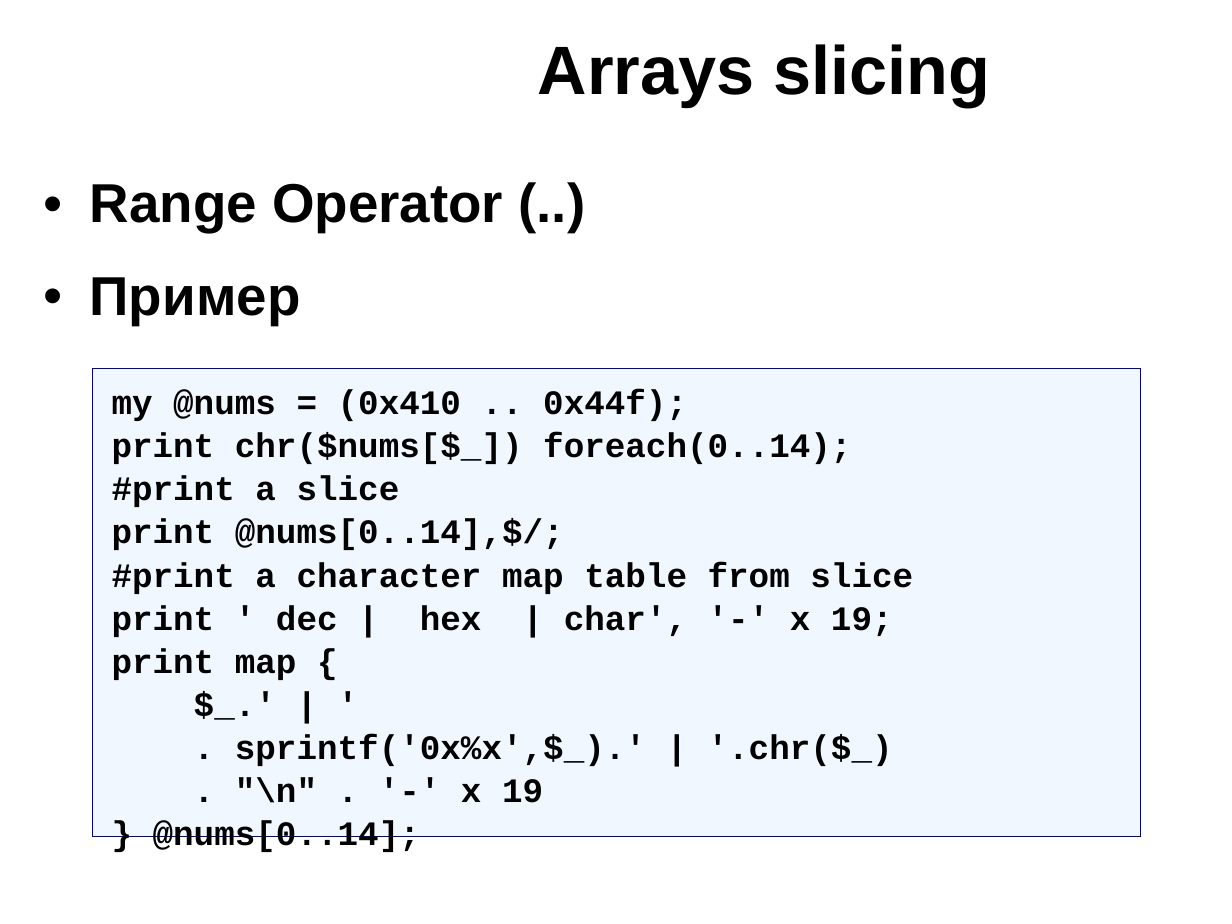
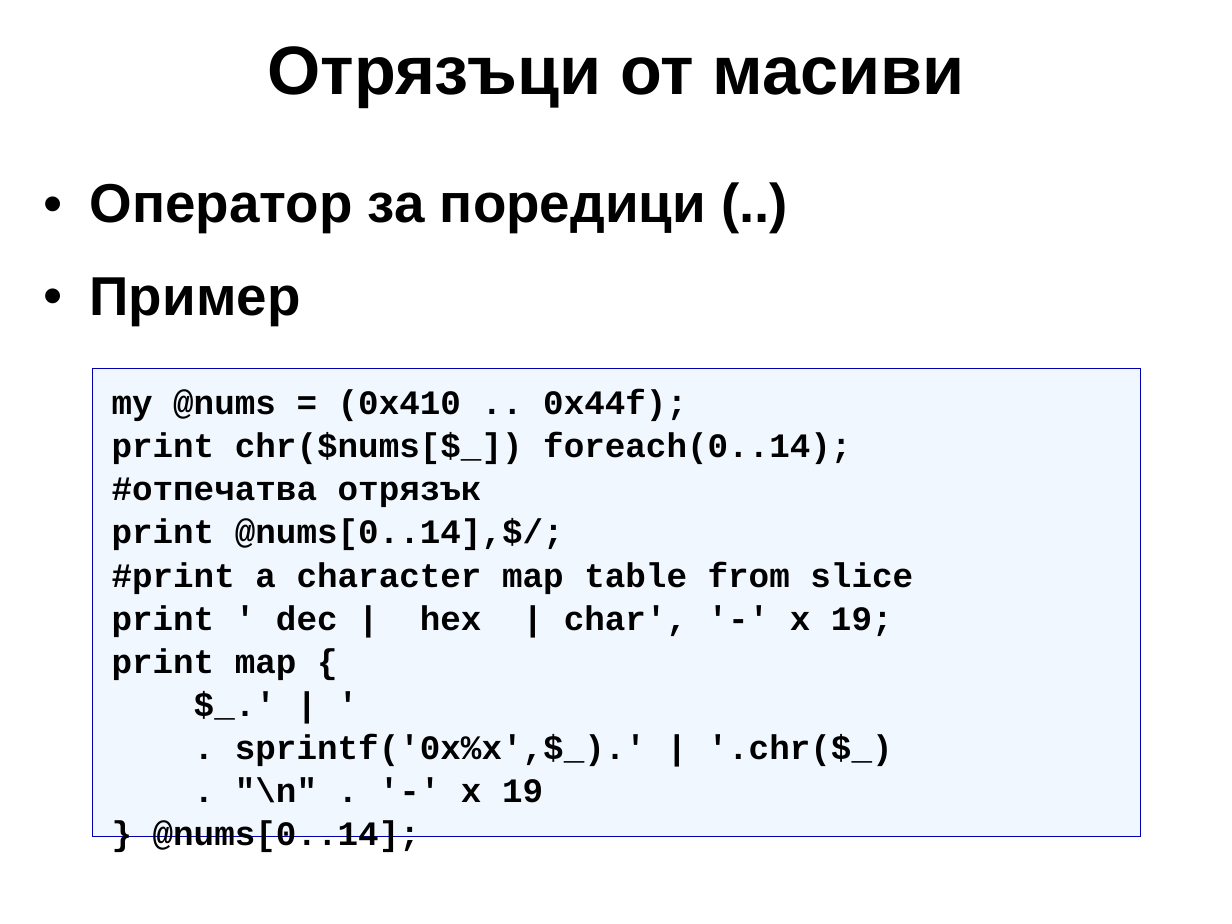
Before and after one commit to kberov/PerlProgrammingCourse, a slide deck: slide 24 of 03_list_and_arrays_bg.odp. Drawn at 1232x924 pixels with LibreOffice and Linux fonts; fonts in the diff are those of the drawing; background and template pictures are left out. Boxes give left, top, right and bottom in pixels: in the first picture for what was removed or moved away, otherwise in the second. Text is boxed around its words. In the diff, an @@ line names an element or a change of style, - is before the commit and + after.

Commit message:
списъци и масиви

```diff
--- a/03_list_and_arrays_bg.odp
+++ b/03_list_and_arrays_bg.odp
@@ title added at (267, 46, 965, 107), 40 pt, text #000000, bold @@
+Отрязъци от масиви
@@ title removed at (538, 44, 989, 107) @@
-Arrays slicing
@@ text at (90, 183, 706, 232): text changed @@
-• Range Operator (..)
+• Оператор за поредици (..)
@@ text in rectangle at (112, 477, 482, 507): text changed @@
-#print a slice
+#отпечатва отрязък
```
Also in this commit, not shown: 25 other slides changed, 1 other file.
